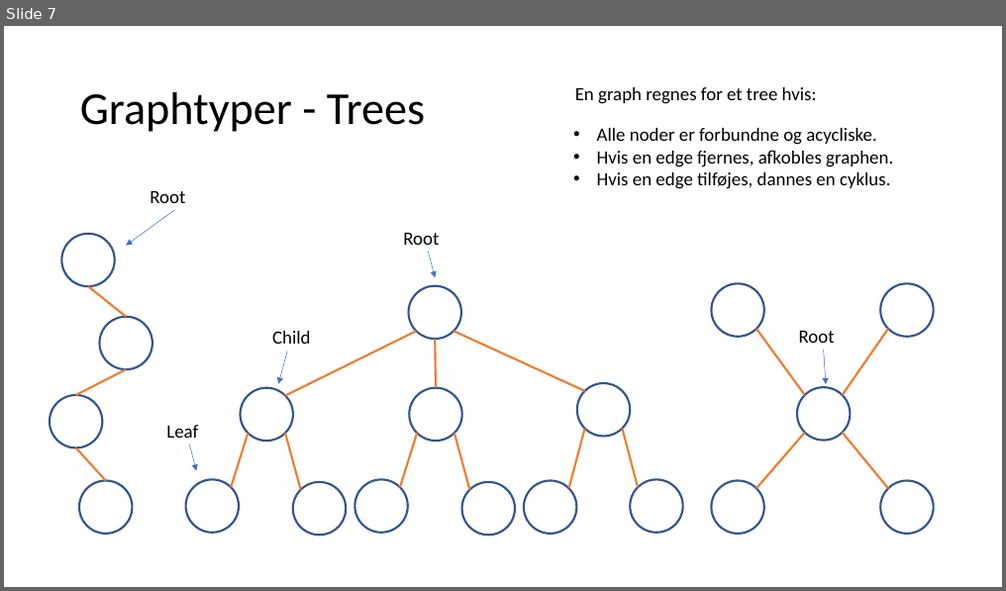
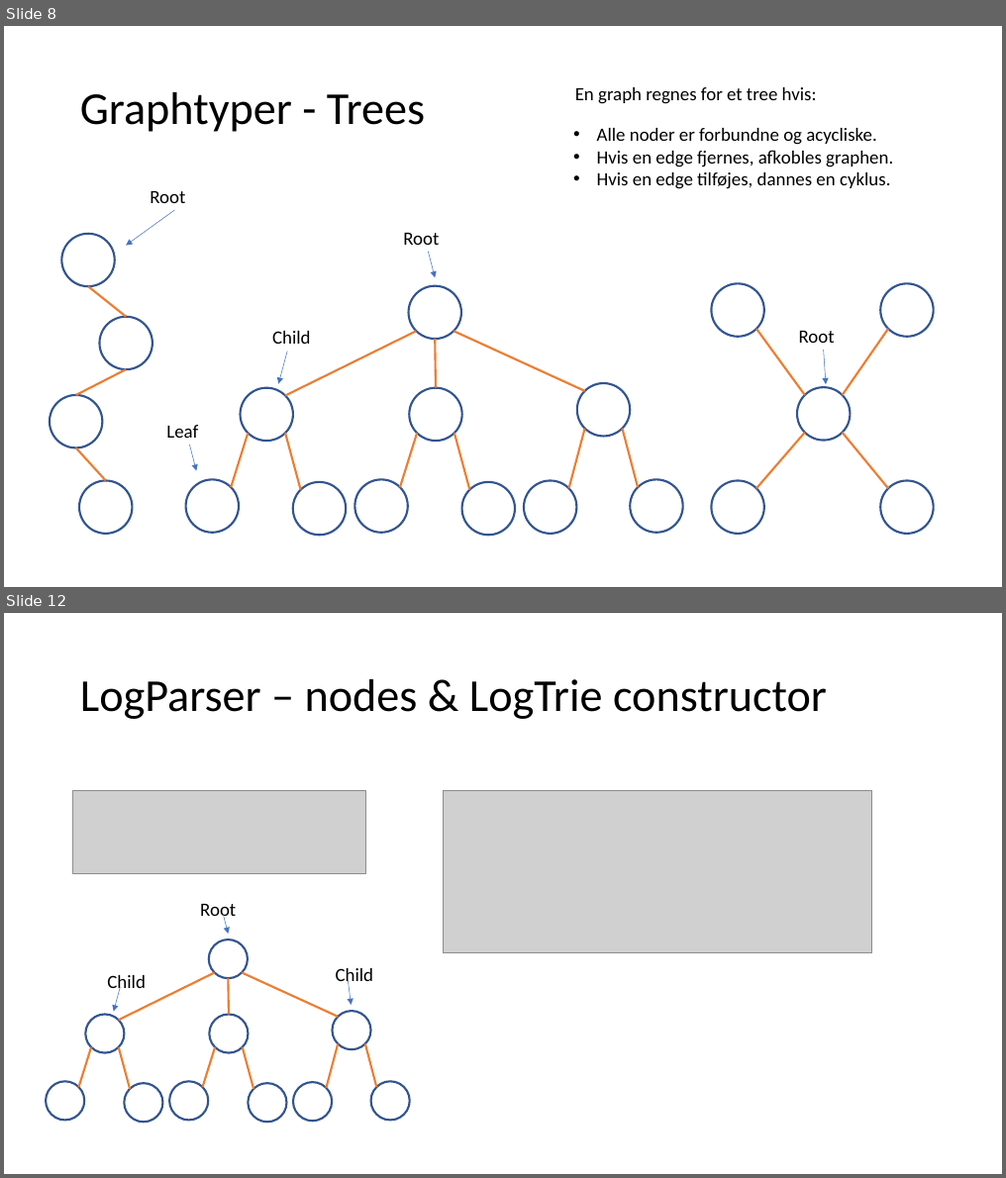
Before and after one commit to FaderVader/CPH_Afgangsprojekt_2022, a slide deck: LogSearcher.pptx. Shown one above the other, each under a label of ours: slide 7 before the commit, slides 8 and 12 after it; the slides between them are not shown. The pictures are 1006x591 and 1006x1178 pixels, drawn with LibreOffice and Linux fonts; fonts in the diff are those of the drawing; grey boxes stand for pictures. Boxes give left, top, right and bottom in pixels: in the first picture for what was removed or moved away, otherwise in the second. Text is boxed around its words. In the diff, an @@ line names an element or a change of style, - is before the commit and + after.

```diff
--- a/LogSearcher.pptx
+++ b/LogSearcher.pptx
@@ slide 12 added at <box>4,613,1002,1174</box>, background #FFFFFF @@
@@ title added at <box>80,679,827,719</box>, 44 pt, text #000000 @@
+LogParser – nodes & LogTrie constructor
@@ picture added at <box>73,790,366,873</box> @@
@@ picture added at <box>444,790,872,954</box> @@
@@ text added at <box>336,968,374,987</box>, 18 pt, text #000000 @@
+Child
@@ group added at <box>46,904,410,1123</box>: 10 ellipses, 9 lines, 2 texts, 2 arrows @@
+Root
+Child
@@ arrow added from (349, 980) to (351, 1005), #4472C4 0.5 pt @@
@@ what was slide 7 is now slide 8 @@
```
Also in this commit, not shown: 2 slides changed, 5 other slides added.
